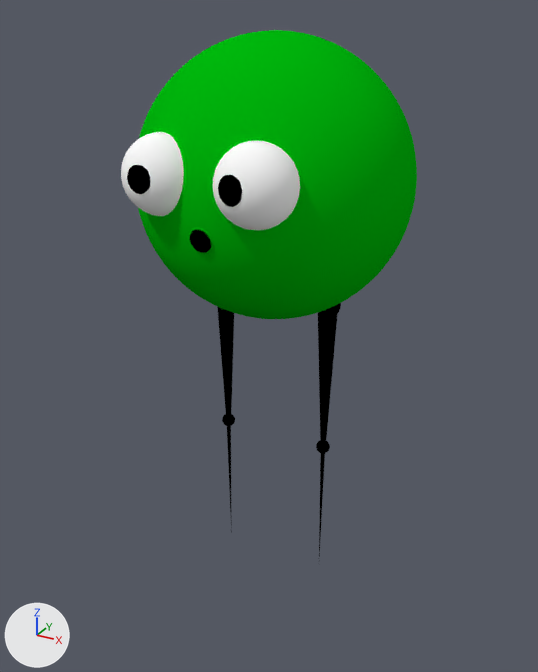
Before and after pictures for a commit that changed the Blender file squeegie.blend.
One viewpoint serves both versions: a camera (50 mm lens) standing at (4.46, -8.28, 8.31) and looking at (0.0, -0.17, 4.25). Every picture has the same lights, and +X, +Y and +Z are marked at lower left.

In view in the first picture: 'Cone', 'Cone.001', 'Sphere', 'eye.L', 'eye.R', 'thigh.L', 'thigh.R'.
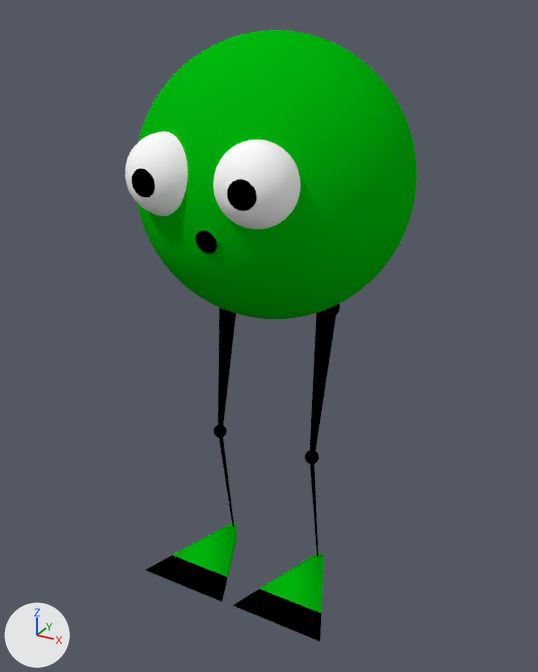
Boxes (x1, y1, x2, y2) around the edits, measured in the pictures (538 x 672 px; the box of a moved part takes in the faces that stretch with it):
'Sphere', reshaped: before (138, 30, 417, 319); after (137, 30, 417, 319)
'eye.L', moved, turned: before (213, 141, 300, 230); after (213, 140, 300, 229)
'eye.R', moved, turned: before (121, 132, 184, 216); after (125, 132, 188, 216)
'thigh.L', moved, turned: before (318, 303, 341, 443); after (310, 304, 340, 452)
'Toe.L', added (black): after (232, 589, 321, 641)
'Foot.L', added (green): after (260, 553, 324, 613)
'Toe.R', added (black): after (146, 555, 227, 602)
'Foot.R', added (green): after (173, 523, 237, 579)
'thigh.R', moved, turned: before (217, 307, 234, 416); after (218, 307, 236, 427)
'Shin.L', added (black): after (305, 450, 319, 557)
'Shin.R', added (black): after (214, 425, 234, 527)
'Cone.001', deleted: before (316, 441, 330, 556)
'Cone', deleted: before (222, 414, 235, 533)
part 1 of me_sphere_001, moved or reshaped: before (190, 230, 211, 253); after (196, 231, 217, 254)
part 2 of me_sphere_001, moved or reshaped: before (189, 228, 213, 254); after (195, 228, 220, 255)

Edits to the bpy script that builds the scene:
```text
Change me_sphere_001:
    where me_sphere_001.from_pydata(...)  # 4642 vertices, 4673 faces; spans x -1.0..1.0, y -1.0..1.0, z -1.0..1.0
    used by ob_sphere; location = (0.0, 0.0, 6.33); scale = (1.75, 1.75, 1.75)
    me_sphere_001 part 1: the loose piece of 32 vertices spanning x -0.08..0.08, y -1.0..-0.97, z -0.28..-0.12 is moved by (0.05, 0.0, 0.0)
    me_sphere_001 part 2: the loose piece of 576 vertices spanning x -0.1..0.1, y -1.0..-0.93, z -0.29..-0.1 is moved by (0.04, 0.0, 0.0)
Add me_cube_005:
    me_cube_005.from_pydata([(-1.0, -1.0, 0.0), (1.0, -1.0, 0.0), (0.72, -0.36, 0.05), (0.72, -0.36, -0.05), (-0.72, -0.36, -0.05), (-0.72, -0.36, 0.05)], [], [(0, 5, 4), (3, 2, 1), (4, 3, 1, 0), (2, 5, 0, 1), (4, 5, 2, 3)])
    me_cube_005.polygons.foreach_set('use_smooth', [True] * 5)
    me_cube_005.materials.append(mat_material_003)  # black #000000
Remove ob_cone_001:
    ob_cone_001 = bpy.data.objects.new('Cone.001', me_cone_003)
Remove ob_cone:
    ob_cone = bpy.data.objects.new('Cone', me_cone_002)
Change ob_thigh_l:
    ob_thigh_l.location: (0.78, 0.0, 3.73) -> (0.78, -0.19, 3.73)
    ob_thigh_l.rotation_euler: (0.0, 0.0, 0.0) -> (-0.157, 0.0, 0.0)  # degrees (0, 0, 0) -> degrees (-9, 0, 0)
Change ob_thigh_r:
    ob_thigh_r.location: (-0.78, 0.0, 3.73) -> (-0.7, -0.19, 3.73)
    ob_thigh_r.rotation_euler: (0.0, 0.0, 0.0) -> (-0.157, 0.0, 0.0)  # degrees (0, 0, 0) -> degrees (-9, 0, 0)
Change ob_eye_l:
    ob_eye_l.location: (0.59, -1.51, 6.61) -> (0.59, -1.5, 6.62)
    ob_eye_l.rotation_euler: (0.0, 0.0, 0.0) -> (0.021, 3.141, -0.00779)  # degrees (0, 0, 0) -> degrees (1.2, 180, -0.4)
Change ob_eye_r:
    ob_eye_r.location: (-0.61, -1.51, 6.61) -> (-0.55, -1.51, 6.62)
    ob_eye_r.rotation_euler: (0.0, 0.0, 0.0) -> (0.0211, 3.141, -0.00779)  # degrees (0, 0, 0) -> degrees (1.2, 180, -0.4)
Add ob_shin_r:
    ob_shin_r = bpy.data.objects.new('Shin.R', me_cone_002_1)  # a UV sphere (32 segments, 16 rings, poles along z) spanning x -0.1..0.1, y -0.1..0.1, z 1.0..1.19; a 32-sided cut cone along z (radius 0.01 at the low end, 0.03 at the high end) spanning x -0.03..0.03, y -0.03..0.03, z -1.0..1.0; in mat_material_003 (black #000000)
    ob_shin_r.location = (-0.7, -0.19, 1.58)
    ob_shin_r.rotation_euler = (0.157, 0.0, 0.0)  # degrees (9, 0, 0)
Add ob_shin_l:
    ob_shin_l = bpy.data.objects.new('Shin.L', me_cone_003_1)  # a UV sphere (32 segments, 16 rings, poles along z) spanning x -0.1..0.1, y -0.1..0.1, z 1.0..1.19; a 32-sided cut cone along z (radius 0.01 at the low end, 0.03 at the high end) spanning x -0.03..0.03, y -0.03..0.03, z -1.0..1.0; in mat_material_003 (black #000000)
    ob_shin_l.location = (0.78, -0.19, 1.6)
    ob_shin_l.rotation_euler = (0.157, 0.0, 0.0)  # degrees (9, 0, 0)
Add ob_foot_r:
    ob_foot_r = bpy.data.objects.new('Foot.R', me_cube_004)  # 22 vertices, 13 faces; spans x -0.72..0.72, y -0.09..1.45, z -0.14..0.14; in mat_material_001 (green #00b90d)
    ob_foot_r.location = (-0.71, -0.98, 0.66)
    ob_foot_r.scale = (0.679, 0.679, 0.679)
Add ob_toe_r:
    ob_toe_r = bpy.data.objects.new('Toe.R', me_cube_005)
    ob_toe_r.location = (-0.71, -0.79, 0.66)
    ob_toe_r.scale = (0.679, 0.679, 0.679)
Add ob_foot_l:
    ob_foot_l = bpy.data.objects.new('Foot.L', me_cube_004.copy())
    ob_foot_l.location = (0.8, -0.96, 0.65)
    ob_foot_l.scale = (0.679, 0.679, 0.679)
Add ob_toe_l:
    ob_toe_l = bpy.data.objects.new('Toe.L', me_cube_005.copy())
    ob_toe_l.location = (0.8, -0.78, 0.65)
    ob_toe_l.scale = (0.679, 0.679, 0.679)
```
